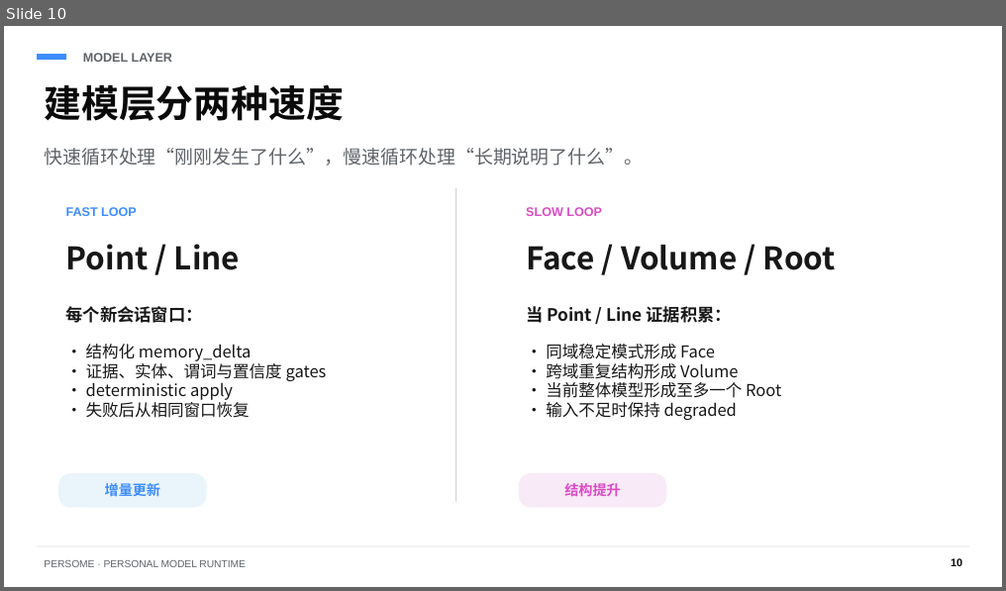
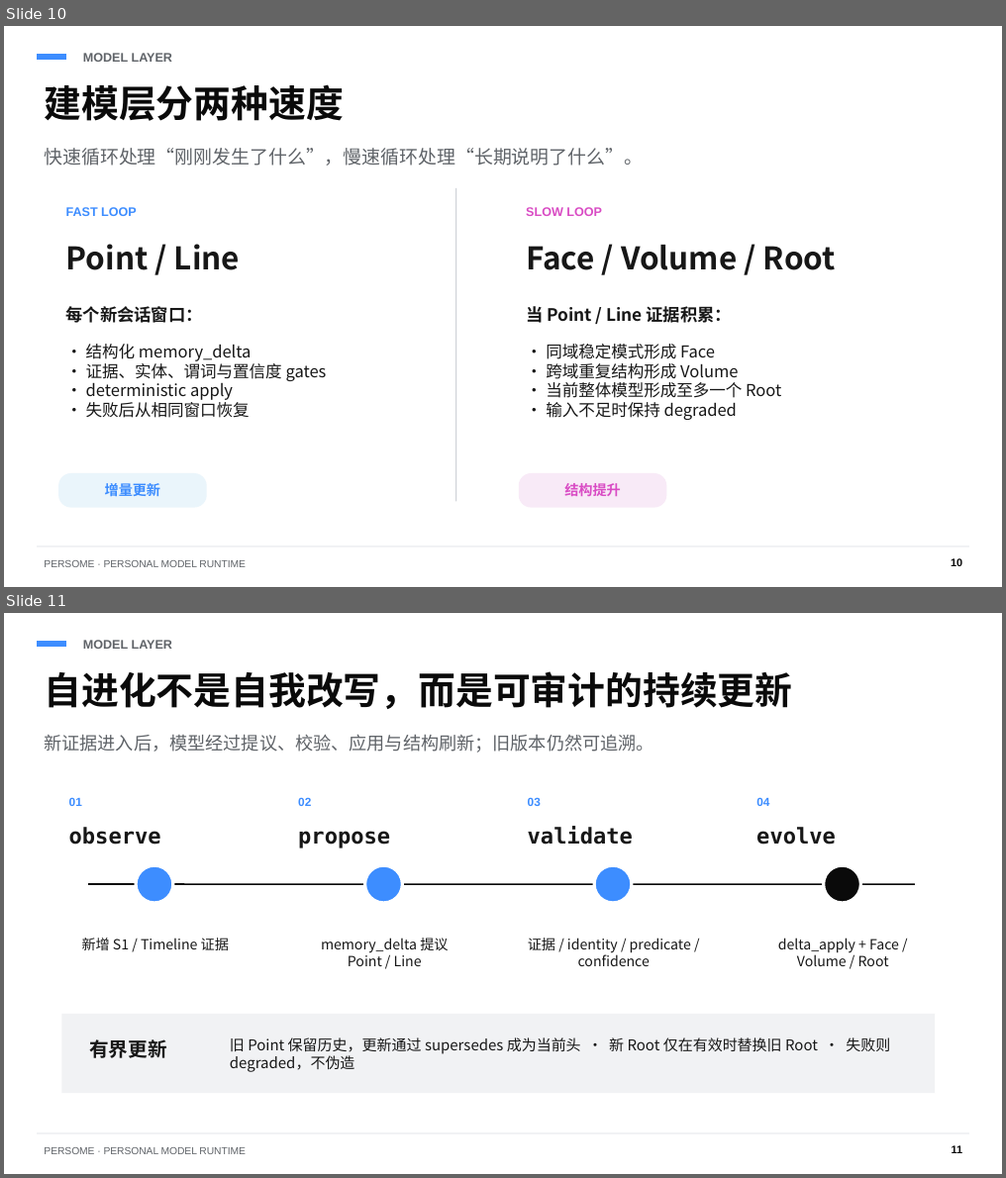
Before and after one commit to Intuition-Lab/personal-model, a slide deck: docs/talks/persome-quantum-company-intro-zh.pptx. Shown one above the other, each under a label of ours: slide 10 before the commit, slides 10 and 11 after it. The pictures are 1006x591 and 1006x1178 pixels, drawn with LibreOffice and Linux fonts; fonts in the diff are those of the drawing. Boxes give left, top, right and bottom in pixels: in the first picture for what was removed or moved away, otherwise in the second. Text is boxed around its words. In the diff, an @@ line names an element or a change of style, - is before the commit and + after.

Commit message:
docs: explain auditable model evolution in Persome talk

```diff
--- a/docs/talks/persome-quantum-company-intro-zh.pptx
+++ b/docs/talks/persome-quantum-company-intro-zh.pptx
@@ slide 11 added at <box>4,613,1002,1174</box>, background #FFFFFF @@
@@ rectangle added at <box>37,642,67,647</box>, fill #3D8DFF, outline #3D8DFF 0 pt @@
@@ text added at <box>83,640,172,649</box>, 12 pt, text #5F6368, bold @@
+MODEL LAYER
@@ text added at <box>44,671,792,709</box>, 36 pt, text #0A0A0A, bold @@
+自进化不是自我改写，而是可审计的持续更新
@@ text added at <box>44,734,653,753</box>, 17.2 pt, text #5F6368 @@
+新证据进入后，模型经过提议、校验、应用与结构刷新；旧版本仍然可追溯。
@@ text added at <box>69,797,82,806</box>, 11.2 pt, text #3D8DFF, bold @@
+01
@@ text added at <box>298,798,311,806</box>, 11.2 pt, text #3D8DFF, bold @@
+02
@@ text added at <box>528,798,541,806</box>, 11.2 pt, text #3D8DFF, bold @@
+03
@@ text added at <box>756,798,769,806</box>, 11.2 pt, text #3D8DFF, bold @@
+04
@@ text added at <box>69,827,161,845</box>, 21 pt, text #171717, bold @@
+observe
@@ text added at <box>298,831,390,849</box>, 21 pt, text #171717, bold @@
+propose
@@ text added at <box>528,826,633,845</box>, 21 pt, text #171717, bold @@
+validate
@@ text added at <box>756,827,836,845</box>, 21 pt, text #171717, bold @@
+evolve
@@ ellipse added at <box>136,866,173,903</box>, fill #3D8DFF, outline #FFFFFF 3 pt @@
@@ ellipse added at <box>364,866,402,903</box>, fill #3D8DFF, outline #FFFFFF 3 pt @@
@@ ellipse added at <box>595,866,632,903</box>, fill #3D8DFF, outline #FFFFFF 3 pt @@
@@ ellipse added at <box>824,866,861,903</box>, fill #0A0A0A, outline #FFFFFF 3 pt @@
@@ line added from (88, 884) to (915, 884), #0A0A0A 1.5 pt @@
@@ text added at <box>82,938,229,951</box>, 13.5 pt, text #171717 @@
+新增 S1 / Timeline 证据
@@ text added at <box>321,938,448,966</box>, 13.5 pt, text #171717 @@
+memory_delta 提议 Point / Line
@@ text added at <box>528,938,691,966</box>, 13.5 pt, text #171717 @@
+证据 / identity / predicate / confidence
@@ text added at <box>778,938,899,966</box>, 13.5 pt, text #171717 @@
+delta_apply + Face / Volume / Root
@@ rectangle added at <box>61,1014,936,1093</box>, fill #F1F2F4 @@
@@ text added at <box>89,1040,167,1059</box>, 18.8 pt, text #171717, bold @@
+有界更新
@@ text added at <box>230,1038,890,1072</box>, 14.2 pt, text #171717 @@
+旧 Point 保留历史，更新通过 supersedes 成为当前头 · 新 Root 仅在有效时替换旧 Root · 失败则 degraded，不伪造
@@ line added from (37, 1134) to (969, 1134), #D9DCE1 0.75 pt @@
@@ text added at <box>951,1146,963,1154</box>, 10.5 pt, text #0A0A0A, bold @@
+11
@@ text added at <box>44,1148,246,1155</box>, 9.8 pt, text #5F6368 @@
+PERSOME · PERSONAL MODEL RUNTIME
```
Also in this commit, not shown: 9 slides changed.
